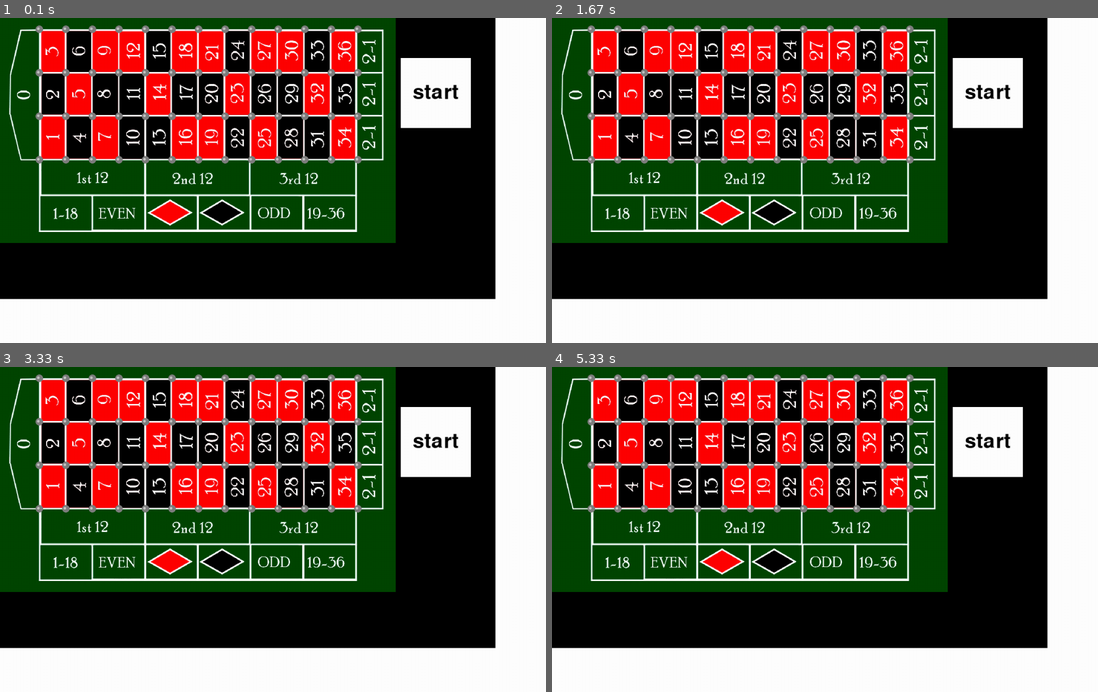
Above: before the commit, frames 1-4 (two rows, left to right).
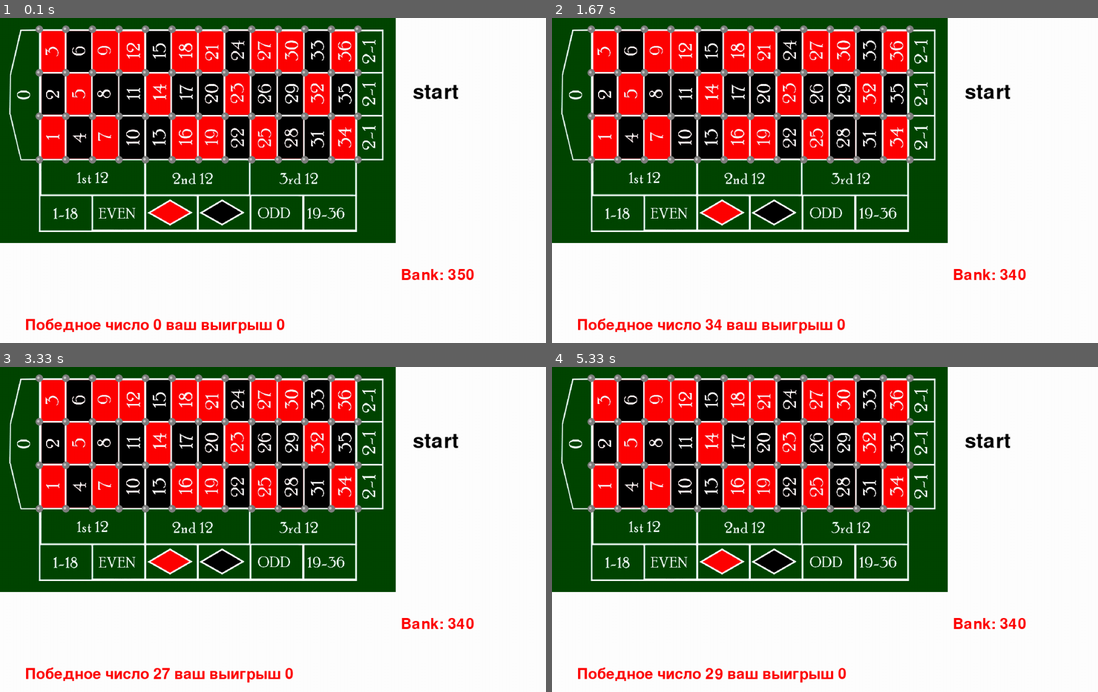
Above: after the commit, the same moments.

Repository: ALJooj/royal_roullete_qt6
Game: pygame game, started from pygame_script.py
Same seed, same stepped clock (60 frames per second), same inputs: the game is played once before the commit and once after it.
Inputs (mouse positions are in pixels of both pictures, inside the frame that each line leads up to):
- Up to frame 1 (0.1 s): no input
- Up to frame 2 (1.67 s): press the mouse at (988, 92) at 0.37 s; move the mouse to (912, 183) at 0.47 s; release the mouse at (841, 274) at 0.6 s; click (879, 203) at 0.72 s; click (737, 57) at 1.05 s; press the mouse at (988, 92) at 1.37 s; move the mouse to (846, 187) at 1.47 s; release the mouse at (704, 281) at 1.6 s
- Up to frame 3 (3.33 s): press the mouse at (436, 441) at 1.7 s; move the mouse to (316, 542) at 1.8 s; release the mouse at (202, 643) at 1.93 s; press the mouse at (436, 441) at 2.03 s; move the mouse to (382, 438) at 2.13 s; release the mouse at (333, 435) at 2.27 s; press the mouse at (436, 441) at 2.37 s; move the mouse to (256, 441) at 2.47 s; release the mouse at (81, 441) at 2.6 s; press the mouse at (436, 441) at 2.7 s; move the mouse to (278, 497) at 2.8 s; release the mouse at (120, 552) at 2.93 s; press the mouse at (436, 441) at 3.03 s; move the mouse to (333, 484) at 3.13 s; release the mouse at (223, 526) at 3.27 s
- Up to frame 4 (5.33 s): press the mouse at (988, 441) at 3.37 s; move the mouse to (994, 545) at 3.47 s; release the mouse at (1005, 646) at 3.6 s; press the mouse at (988, 441) at 3.7 s; move the mouse to (1005, 503) at 3.8 s; release the mouse at (1021, 568) at 3.93 s; press the mouse at (988, 441) at 4.03 s; move the mouse to (934, 484) at 4.13 s; release the mouse at (879, 526) at 4.27 s; press the mouse at (988, 441) at 4.37 s; move the mouse to (950, 523) at 4.47 s; release the mouse at (906, 601) at 4.6 s; press the mouse at (988, 441) at 4.7 s; move the mouse to (803, 432) at 4.8 s; release the mouse at (622, 422) at 4.93 s; press the mouse at (988, 441) at 5.03 s; move the mouse to (906, 461) at 5.13 s; release the mouse at (830, 480) at 5.27 s

The runs differ from the first frame. In frame 1, 27% of the frame differs, in the area x 0-91%, y 0-98%; in frame 2, 27%; in frame 3, 27%; in frame 4, 27%.

Commit message:
with simple gui

Diff:
--- a/classes_pygame.py
+++ b/classes_pygame.py
@@ -119,4 +119,4 @@
 
     def on_click(self, pos, *args):
         if pygame.rect.Rect(self.x, self.y, self.width, self.height).collidepoint(pos):
-            self.func(*args)
+            return self.func(*args)
--- a/pygame_script.py
+++ b/pygame_script.py
@@ -30,7 +30,7 @@
 buttons_group = pygame.sprite.Group()
 
 running = True
-screen.fill((255,255,255))
+
 # до запуска
 fon = pygame.transform.scale(load_image('start_fon.png'), (790, 450))
 grid_of_tiles = GridOfTiles((75, 26), brick_group, all_sprites)
@@ -43,15 +43,21 @@
 cont = False
 
 my_wallet = 350
+last_win_pos = 0
+last_win_bet = 0
+history_tiles = []
+history_bets = []
 
 
 def randomize_roll(tiles, chips, wallet):
-    a = random.randint(0, 36)
+    position = random.randint(0, 36)
+    # position = 13
     for tile in tiles:
-        if tile.number == a:
+        if tile.number == position:
             wallet += tile.value * 36
-            print("Победное число", a, "ваш выигрыш", tile.value * 36)
+            print("Победное число", position, "ваш выигрыш", tile.value * 36)
             print("Ваш банк", wallet)
+            win_val = tile.value
         tile.value = 0
 
     for c in chips:
@@ -64,11 +70,13 @@
             c.rect = c.rect.move(1000, 1000)
             c.update(True)
             c.kill()
-    return a
+    return position, win_val
 
 
 # color, x, y, width, height, text=''
 start_btn = Button((255, 255, 255), 800, 80, 140, 140, 'start', randomize_roll)
+
+
 
 
 while running:
@@ -82,18 +90,26 @@
         if event.type == pygame.MOUSEBUTTONDOWN:
             last_pos = event.pos
 
-            # TileRect(event.pos[0], event.pos[1], brick_group)
-            start_btn.on_click(event.pos, brick_group, chips_group, my_wallet)
+            a = start_btn.on_click(event.pos, brick_group, chips_group, my_wallet)
+            if a is None:
+                pass
+            else:
+                print(a)
+                last_win_pos, last_win_bet = a
+                my_wallet += last_win_bet * 36
+                history_bets.append(last_win_bet)
+                history_tiles.append(last_win_pos)
 
             for chip in chips_group:
                 chip.update()
 
             for tile in tiles_group:
                 if tile.can_be_placed(brick_group):
-                    a = Chip(tile.rect.x + 7, tile.rect.y + 7, chips_group, all_sprites)
-                    tile.bet(a.cost)
-                    my_wallet -= a.cost
-                    cont = True     # 1 клик 1 ставка
+                    if my_wallet > 0:
+                        a = Chip(tile.rect.x + 7, tile.rect.y + 7, chips_group, all_sprites)
+                        tile.bet(a.cost)
+                        my_wallet -= a.cost
+                        cont = True     # 1 клик 1 ставка
 
             if cont:
                 cont = False
@@ -101,14 +117,22 @@
 
             for tile in brick_group:
                 if tile.can_be_placed(tiles_group):
-                    a = Chip(tile.rect.x + 28, tile.rect.y + 42, chips_group, all_sprites)
-                    tile.bet(a.cost)
-                    my_wallet -= a.cost
+                    if my_wallet > 0:
+                        a = Chip(tile.rect.x + 28, tile.rect.y + 42, chips_group, all_sprites)
+                        tile.bet(a.cost)
+                        my_wallet -= a.cost
             clicked = True
 
+    font_1 = pygame.font.SysFont('castellar', 44)
+    string_rendered = font_1.render('Bank: ' + str(my_wallet),
+                                    1, pygame.Color('red'))
+    string_rendered_2 = font_1.render("Победное число " + str(last_win_pos) + " ваш выигрыш " + str(last_win_bet * 36),
+                                    1, pygame.Color('red'))
+
+
     # после отрисовки всего, переворачиваем экран
+    screen.fill((255, 255, 255))
     screen.blit(fon, (0, 0))
-
     start_btn.draw(screen)
     # all_sprites.draw(screen)
     buttons_group.draw(screen)
@@ -116,7 +140,8 @@
     tiles_group.draw(screen)
     chips_group.draw(screen)
 
-    # all_sprites.update()
-
+    # texts
+    screen.blit(string_rendered_2, (50, 600))
+    screen.blit(string_rendered, (800, 500))
     clock.tick(FPS)
     pygame.display.flip()
